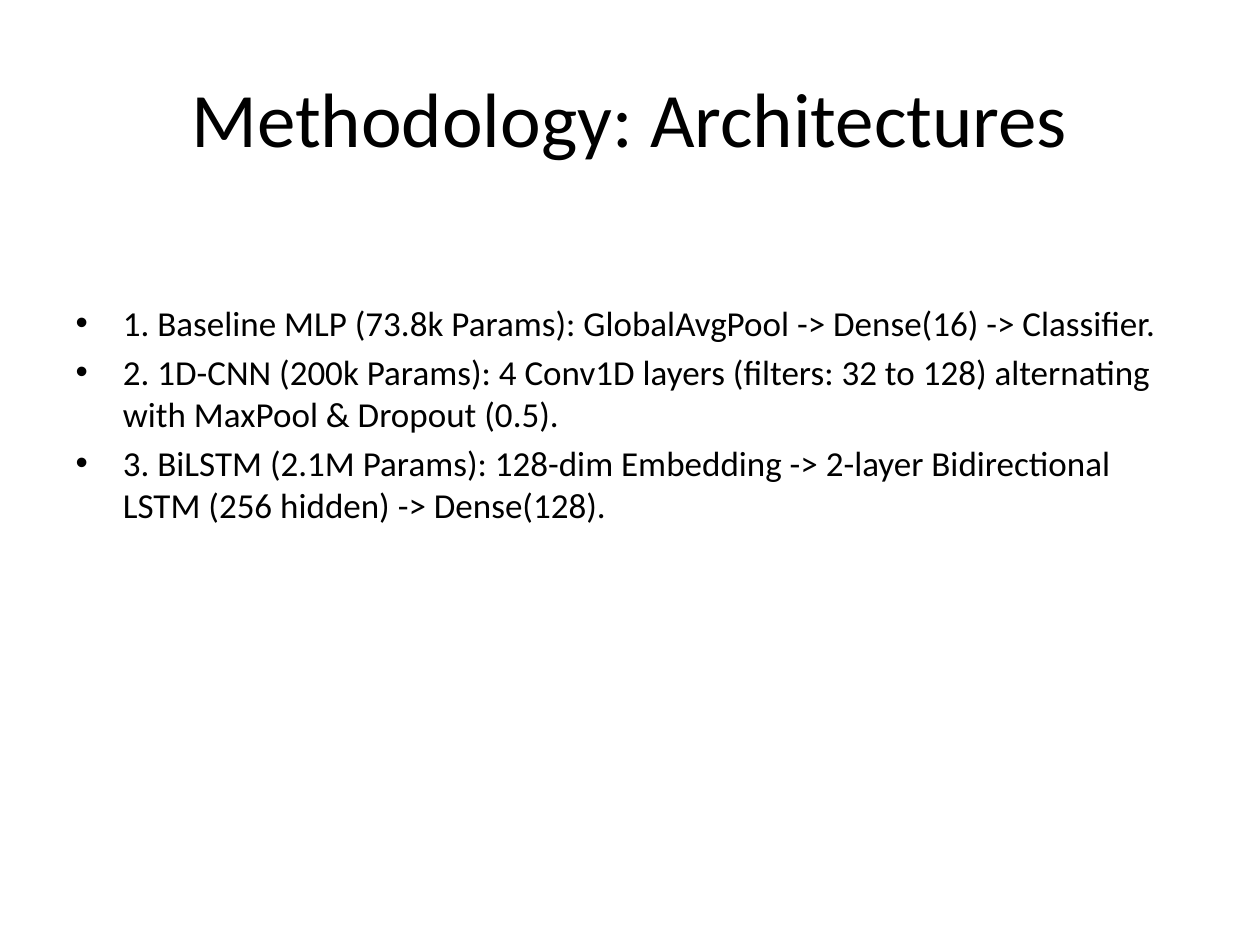
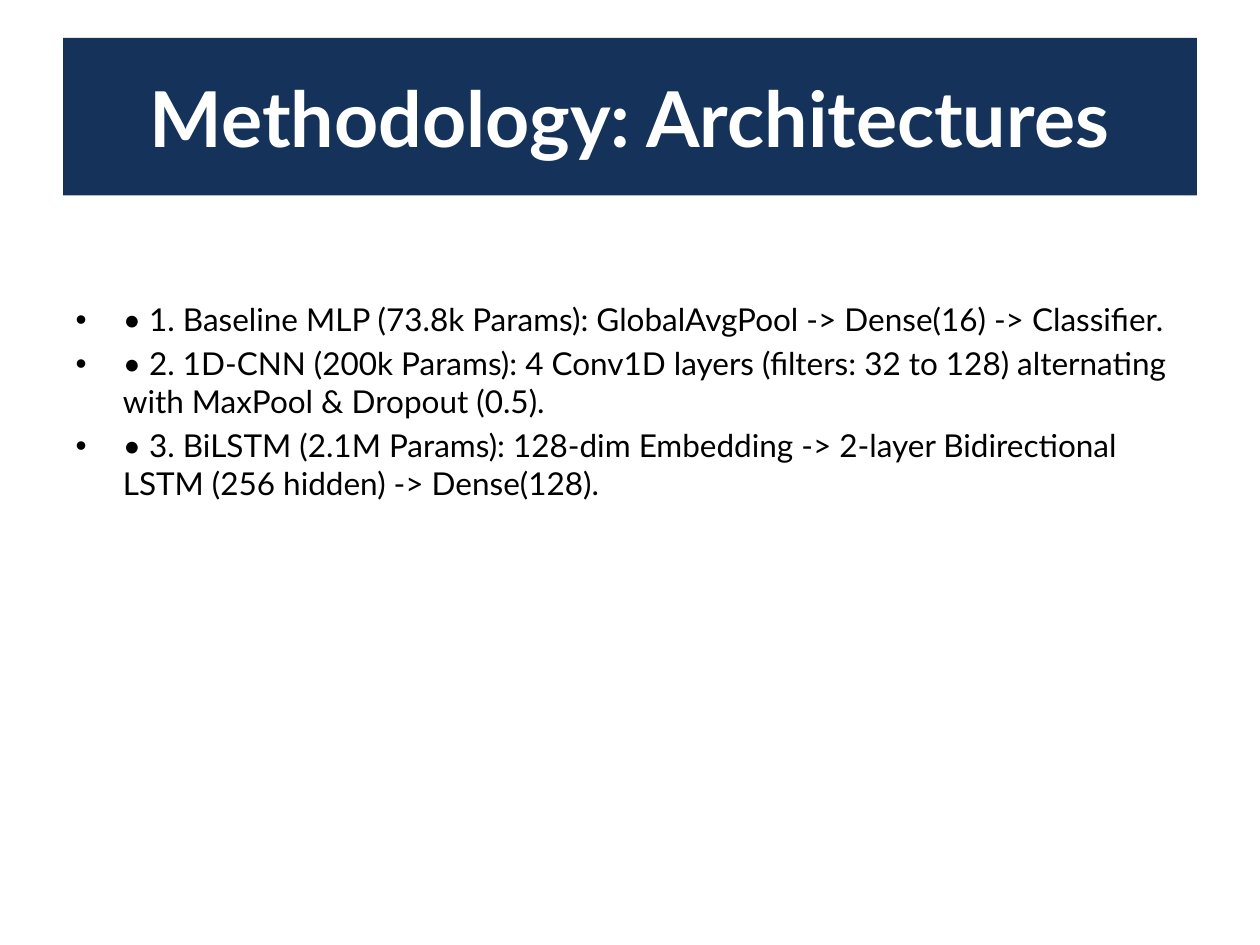
Before and after one commit to JNagawa/HIV_subtype_classifier_DeepLearning, a slide deck: slide 6 of reports/presentation.pptx. Drawn at 1260x945 pixels with LibreOffice and Linux fonts; fonts in the diff are those of the drawing. Boxes give left, top, right and bottom in pixels: in the first picture for what was removed or moved away, otherwise in the second. Text is boxed around its words. In the diff, an @@ line names an element or a change of style, - is before the commit and + after.

Commit message:
Apply premium dark blue styling, bold headers, and clean font sizing across the presentation

```diff
--- a/reports/presentation.pptx
+++ b/reports/presentation.pptx
@@ title "Methodology: Architectures": place and size @@
-title "Methodology: Architectures" at [191,93,1067,161]
+title "Methodology: Architectures" at [63,38,1197,195]
@@ title "Methodology: Architectures" at [63,38,1197,195]: font Calibri to Lato, text colour #000000 to #FFFFFF, bold on; fill none to #14325A @@
@@ text at [123,306,1166,500]: text changed; size 20 to 18 pt; font Calibri to Lato @@
-• 1. Baseline MLP (73.8k Params): GlobalAvgPool -> Dense(16) -> Classifier.
-• 2. 1D-CNN (200k Params): 4 Conv1D layers (filters: 32 to 128) alternating with MaxPool & Dropout (0.5).
-• 3. BiLSTM (2.1M Params): 128-dim Embedding -> 2-layer Bidirectional LSTM (256 hidden) -> Dense(128).
+• • 1. Baseline MLP (73.8k Params): GlobalAvgPool -> Dense(16) -> Classifier.
+• • 2. 1D-CNN (200k Params): 4 Conv1D layers (filters: 32 to 128) alternating with MaxPool & Dropout (0.5).
+• • 3. BiLSTM (2.1M Params): 128-dim Embedding -> 2-layer Bidirectional LSTM (256 hidden) -> Dense(128).
```
Also in this commit, not shown: 14 other slides changed, 1 other file.
